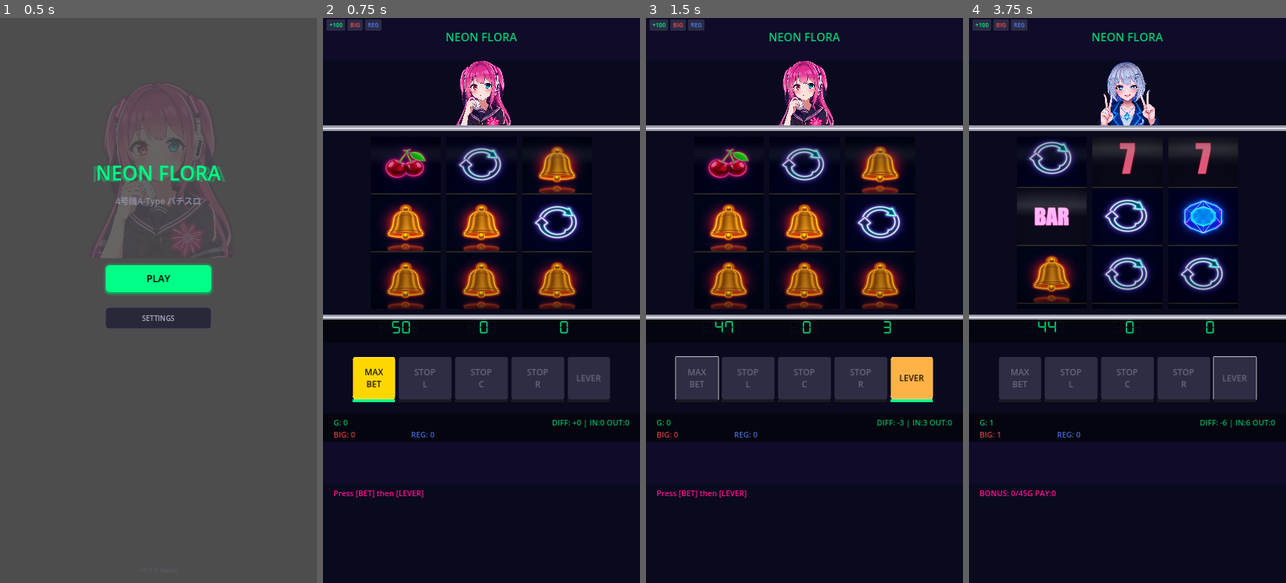
Above: before the commit, frames 1-4 (left to right).
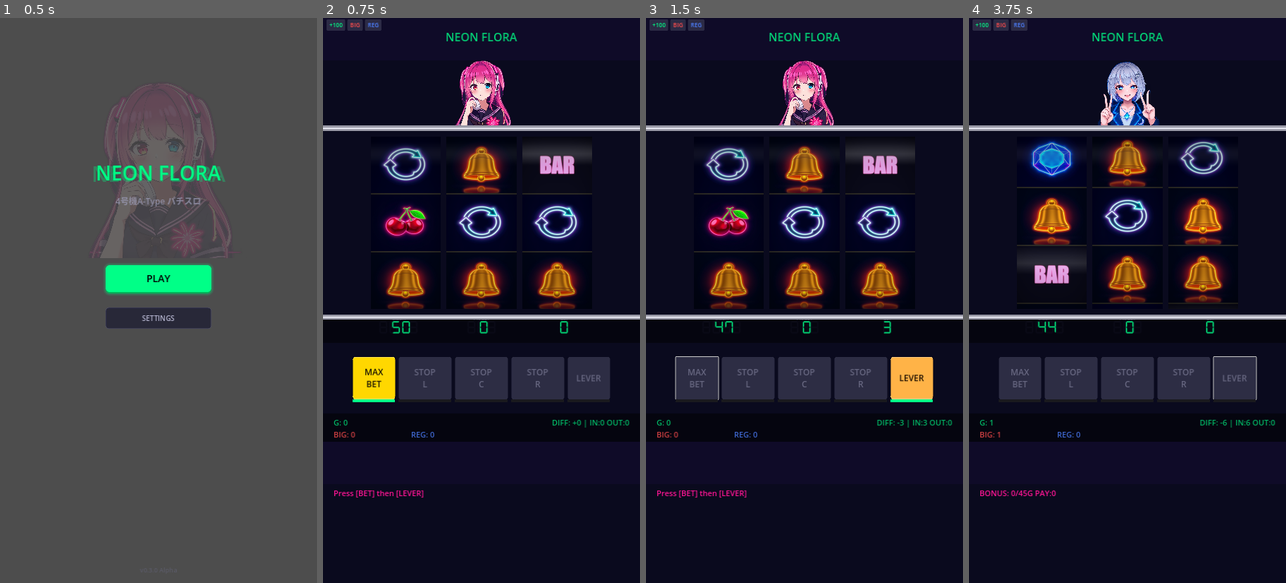
Above: after the commit, the same moments.

Repository: fechirin-cyber/neon-flora
Game: Godot game, scene res://scenes/TitleScreen.tscn
Same seed, same stepped clock (60 frames per second), same inputs: the game is played once before the commit and once after it. Sound files missing from this copy of the repository are replaced by a short silence.
Inputs:
- Up to frame 1 (0.5 s): no input
- Up to frame 2 (0.75 s): click "PLAY" at 0.5 s
- Up to frame 3 (1.5 s): click "MAX BET" at 1.25 s
- Up to frame 4 (3.75 s): click "LEVER" at 2 s; tap Enter at 2.75 s; hold D 2.78-3.53 s; tap B at 2.85 s; tap Space at 3.02 s; tap Z at 3.6 s

Frame 1 is identical in both runs. In frame 2, 4.6% of the frame differs, in the area x 18-85%, y 22-42%; in frame 3, 4.6%; in frame 4, 8.0%, in the area x 15-85%, y 21-51%.

Commit message:
feat: LEFT リール3連赤7化 + クロスアライメント再最適化
3連BEL→3連S7R に変更（ハナビの3連どんちゃん相当を赤7で表現）
LEFT: S7R×3, BEL×7 / CENTER・RIGHT: 変更なし
シミュレーテッドアニーリングで全3リール再最適化:
- クロスアライメント: 0件 (9261通り全て検証済)
- BEL gap≤5, RPL gap≤5 (4コマ滑りで常に到達可能)

Co-Authored-By: Claude Opus 4.6 <noreply@anthropic.com>

Diff:
--- a/scripts/data/reel_data.gd
+++ b/scripts/data/reel_data.gd
@@ -12,24 +12,29 @@
 
 const REEL_SIZE := 21
 
-# LEFT（3連BEL配置 pos1-3 — ハナビの3連どんちゃんに相当）
+# LEFT（3連S7R配置 pos12-14 — ハナビの3連どんちゃんに相当）
 # クロスアライメント最適化済: 異なる入賞役が同時に揃わない配置
+# S7R×3, S7B×1, BAR×1, CHR×2, BEL×7, ICE×2, RPL×5
 # BEL gap≤5, RPL gap≤5（4コマ滑りで常に到達可能）
 const LEFT: Array[int] = [
-	CHR, BEL, BEL, BEL, RPL, BAR, BEL, BEL, RPL, CHR,
-	BEL, BEL, BEL, RPL, ICE, S7R, ICE, BEL, RPL, S7B, RPL
+	RPL, CHR, BEL, RPL, ICE, BEL, BAR, BEL, RPL, S7B,
+	BEL, RPL, S7R, S7R, S7R, BEL, RPL, ICE, BEL, CHR, BEL
 ]
 
-# CENTER（BEL/RPLがLEFTと異なる相対位置に配置 → 水平ライン干渉を防止）
+# CENTER（クロスアライメント最適化済）
+# S7R×1, S7B×1, BAR×1, BEL×9, ICE×3, RPL×6
+# BEL gap≤3, RPL gap≤5
 const CENTER: Array[int] = [
-	RPL, BEL, BEL, BEL, S7R, RPL, RPL, BEL, S7B, ICE,
-	RPL, BEL, BEL, ICE, RPL, BAR, RPL, BEL, BEL, BEL, ICE
+	BEL, RPL, BEL, ICE, BEL, RPL, BEL, ICE, RPL, BEL,
+	ICE, BEL, S7R, RPL, BEL, BAR, RPL, BEL, RPL, BEL, S7B
 ]
 
-# RIGHT（BEL-RPL交互配置で他リールとの位相差を最大化）
+# RIGHT（クロスアライメント最適化済）
+# S7R×1, S7B×1, BAR×1, BEL×9, ICE×3, RPL×6
+# BEL gap≤5, RPL gap≤4
 const RIGHT: Array[int] = [
-	BEL, RPL, BEL, ICE, S7R, ICE, RPL, BEL, ICE, BEL,
-	RPL, BEL, S7B, BEL, RPL, BEL, BAR, BEL, RPL, BEL, RPL
+	BAR, RPL, BEL, ICE, RPL, BEL, BEL, S7B, RPL, BEL,
+	BEL, ICE, RPL, BEL, BEL, ICE, RPL, BEL, BEL, S7R, RPL
 ]
 
 static func get_reel(index: int) -> Array[int]:
Not shown, added: tools/reel_optimizer3.py
